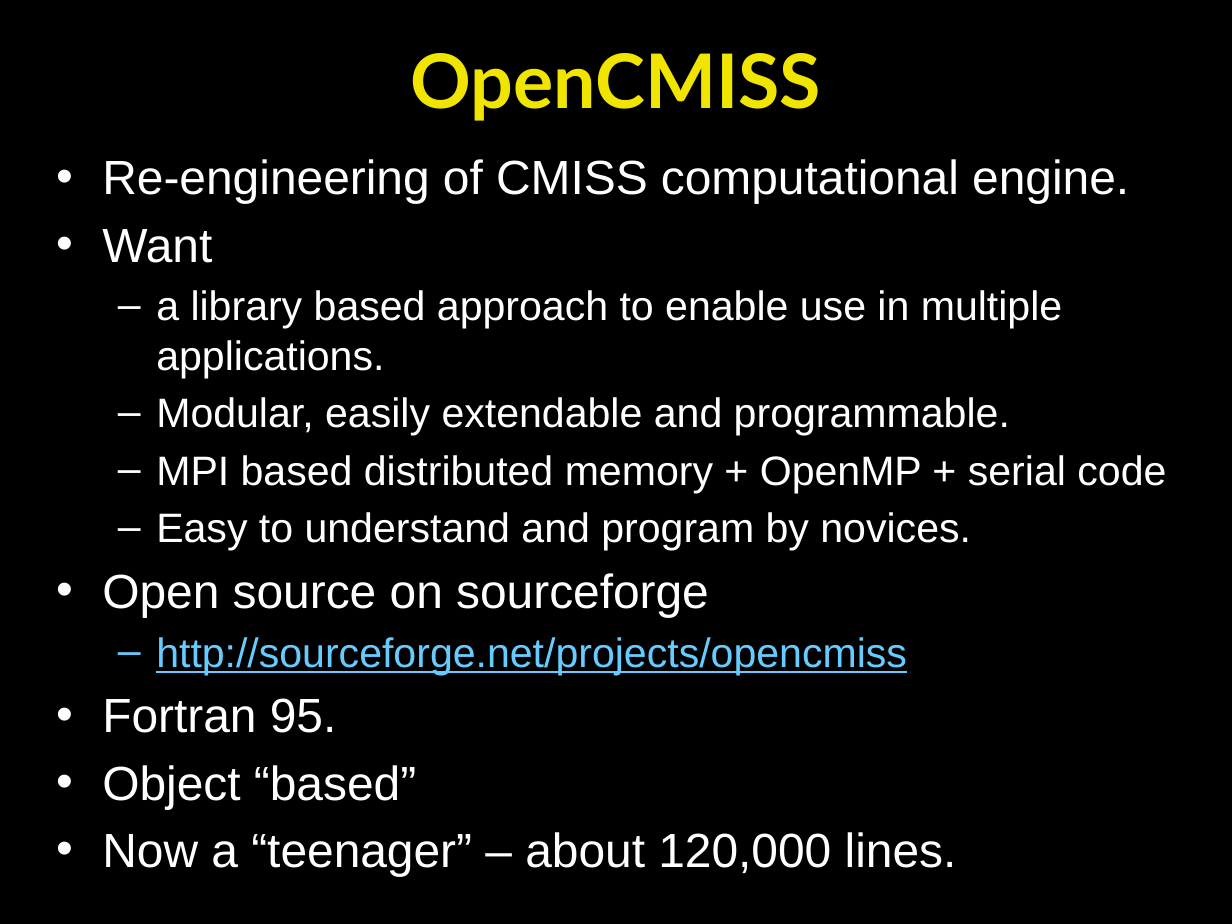
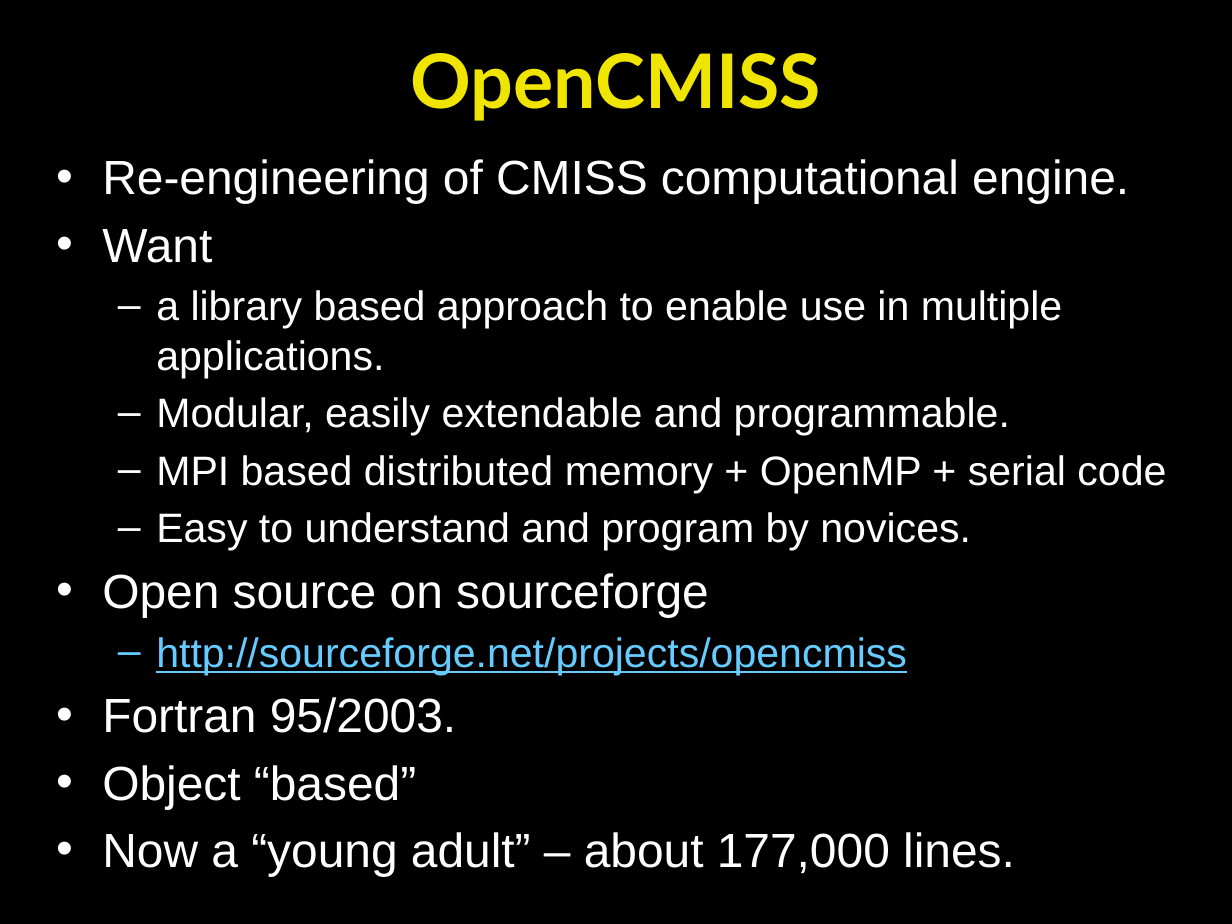
Before and after one commit to OpenCMISS/cm, a slide deck: slide 11 of doc/openCMISS.pptx. Drawn at 1232x924 pixels with LibreOffice and Linux fonts; fonts in the diff are those of the drawing. Boxes give left, top, right and bottom in pixels: in the first picture for what was removed or moved away, otherwise in the second. Text is boxed around its words. In the diff, an @@ line names an element or a change of style, - is before the commit and + after.

```diff
--- a/doc/openCMISS.pptx
+++ b/doc/openCMISS.pptx
@@ text at [102, 697, 456, 733]: text changed @@
-• Fortran 95.
+• Fortran 95/2003.
@@ text at [102, 832, 1015, 876]: text changed @@
-• Now a “teenager” – about 120,000 lines.
+• Now a “young adult” – about 177,000 lines.
```
Also in this commit, not shown: 15 other slides changed, 2 slides added, 7 other files.
